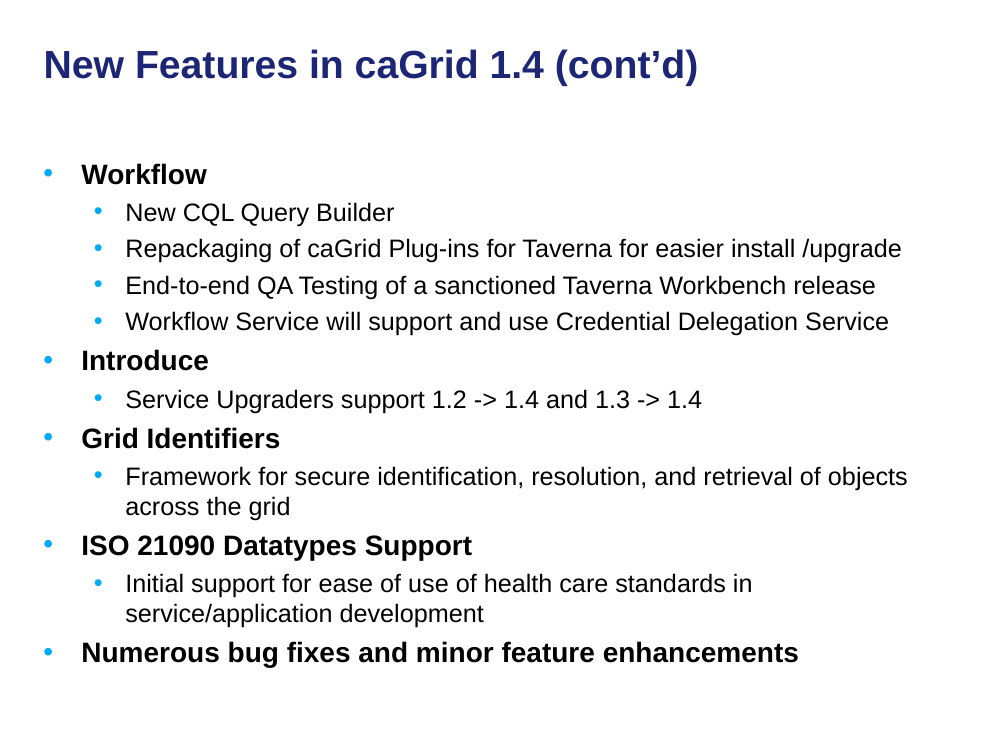
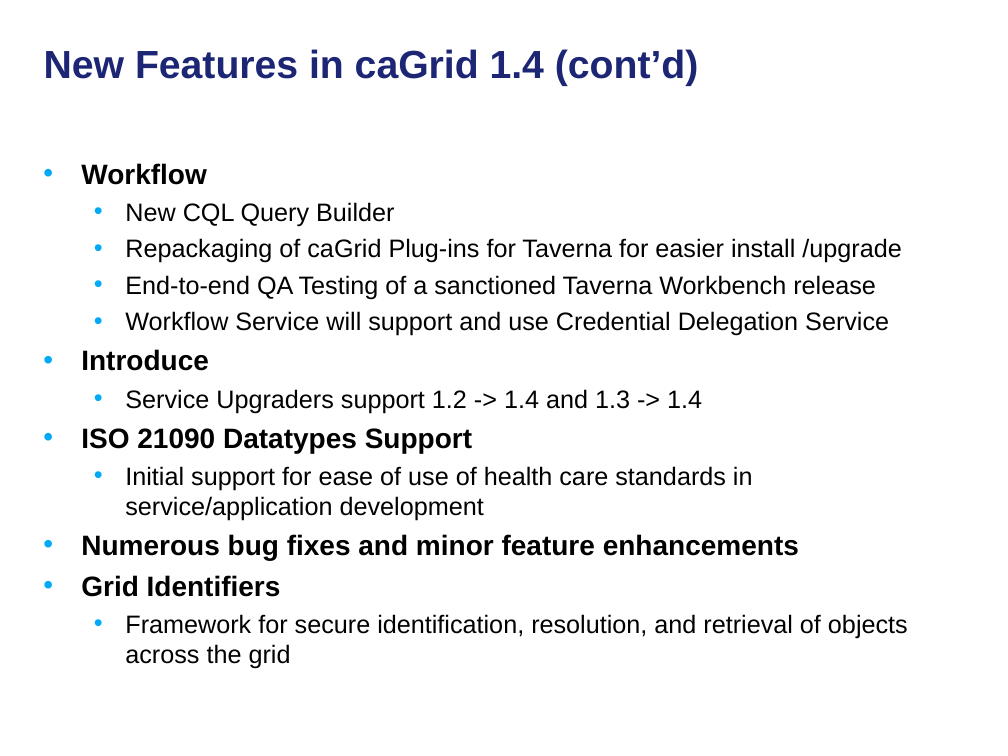
Before and after one commit to NCIP/cagrid-docs, a slide deck: slide 12 of general/presentations/overview/caGrid-Overview-and-Roadmap-GlobusWorld2010.ppt. Drawn at 1008x756 pixels with LibreOffice and Linux fonts; fonts in the diff are those of the drawing; background and template pictures are left out. Boxes give left, top, right and bottom in pixels: in the first picture for what was removed or moved away, otherwise in the second. Text is boxed around its words. In the diff, an @@ line names an element or a change of style, - is before the commit and + after.

```diff
--- a/general/presentations/overview/caGrid-Overview-and-Roadmap-GlobusWorld2010.ppt
+++ b/general/presentations/overview/caGrid-Overview-and-Roadmap-GlobusWorld2010.ppt
@@ text at (81, 427, 908, 521): paragraphs removed @@
-• Grid Identifiers
-  • Framework for secure identification, resolution, and retrieval of objects across the grid
@@ text at (81, 575, 908, 669): paragraphs added @@
+• Grid Identifiers
+  • Framework for secure identification, resolution, and retrieval of objects across the grid
```
Also in this commit, not shown: 1 other slide changed.
